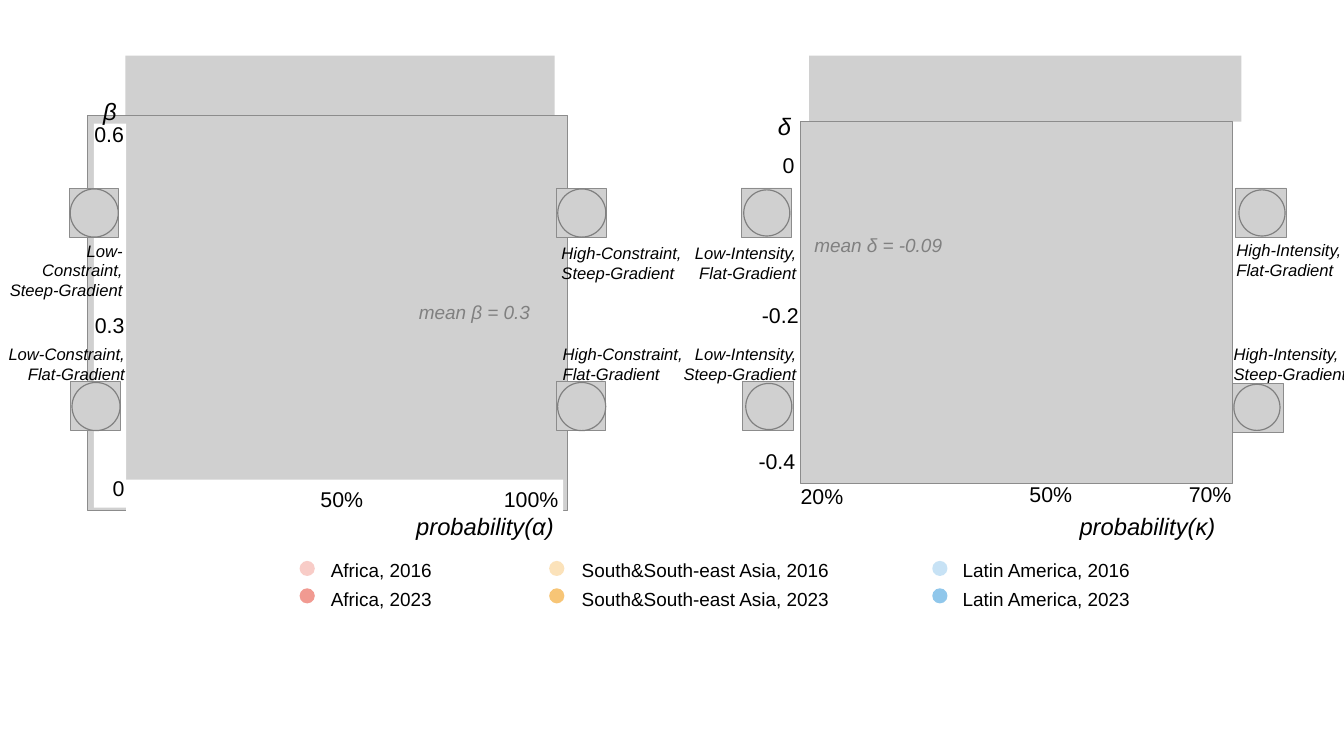
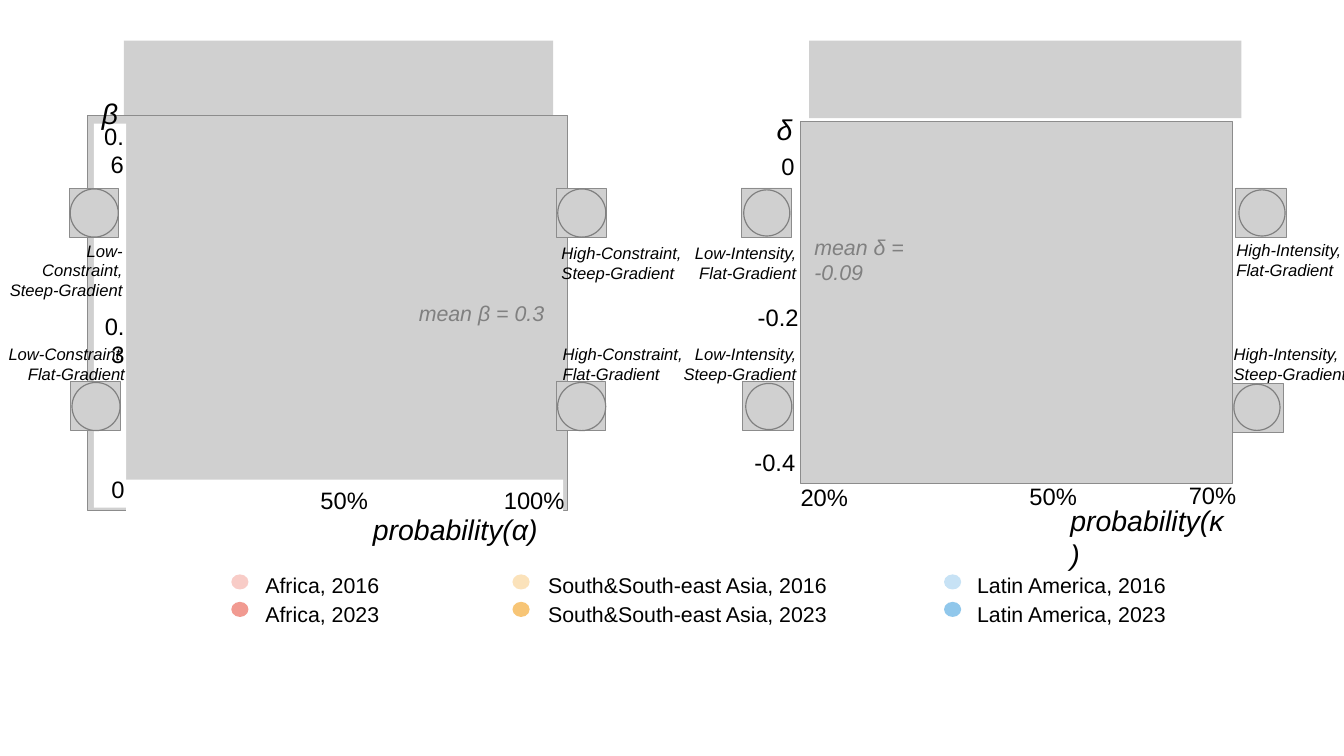
Before and after one commit to liang-jia-qi/Urban_Growth_Codes, a slide deck: slide 4 of Presentations/Graphs/Parameters Scatter.pptx. Drawn at 1344x756 pixels with LibreOffice and Linux fonts; fonts in the diff are those of the drawing; grey boxes stand for pictures. Boxes give left, top, right and bottom in pixels: in the first picture for what was removed or moved away, otherwise in the second. Text is boxed around its words. In the diff, an @@ line names an element or a change of style, - is before the commit and + after.

```diff
--- a/Presentations/Graphs/Parameters Scatter.pptx
+++ b/Presentations/Graphs/Parameters Scatter.pptx
@@ picture: place and size @@
-picture at (125,55,555,121)
+picture at (124,41,553,119)
@@ picture: place and size @@
-picture at (809,55,1241,121)
+picture at (809,41,1241,119)
@@ text "probability(κ)": place and size @@
-text "probability(κ)" at (1080,517,1216,540)
+text "probability(κ)" at (1070,510,1223,537)
@@ size 18 to 20 pt in 11 elements at (320,492,367,510), (504,490,565,511), (111,481,124,499), (104,126,124,174), (105,318,125,363), (801,489,848,507), (781,158,794,176), (758,309,799,327), (1029,488,1076,506), (754,454,795,472), (1189,487,1236,505) @@
@@ size 20 to 24 pt in 4 elements at (102,102,118,130), (777,119,793,141), (1070,510,1223,537), (373,519,538,546) @@
@@ text "probability(α)": place and size @@
-text "probability(α)" at (416,517,553,540)
+text "probability(α)" at (373,519,538,546)
@@ text "Africa, 2016": place and size @@
-text "Africa, 2016" at (331,563,432,580)
+text "Africa, 2016" at (265,577,379,596)
@@ text "South&South-east Asia, 2016": place and size @@
-text "South&South-east Asia, 2016" at (582,563,829,580)
+text "South&South-east Asia, 2016" at (548,577,826,596)
@@ text "Latin America, 2016": place and size @@
-text "Latin America, 2016" at (963,563,1130,580)
+text "Latin America, 2016" at (977,577,1165,596)
@@ ellipse: place and size @@
-ellipse at (300,561,315,576)
+ellipse at (231,574,248,590)
@@ size 16 to 18 pt in 8 elements at (419,306,545,325), (814,240,886,280), (548,577,826,596), (548,606,826,625), (977,577,1165,596), (977,606,1165,625), (265,577,379,596), (265,606,379,625) @@
@@ text "Africa, 2023": place and size @@
-text "Africa, 2023" at (331,592,432,609)
+text "Africa, 2023" at (265,606,379,625)
@@ ellipse: place and size @@
-ellipse at (549,561,564,576)
+ellipse at (512,574,529,590)
@@ text "South&South-east Asia, 2023": place and size @@
-text "South&South-east Asia, 2023" at (582,592,829,609)
+text "South&South-east Asia, 2023" at (548,606,826,625)
@@ ellipse: place and size @@
-ellipse at (932,561,947,576)
+ellipse at (944,574,961,590)
@@ text "Latin America, 2023": place and size @@
-text "Latin America, 2023" at (963,592,1130,609)
+text "Latin America, 2023" at (977,606,1165,625)
@@ ellipse: place and size @@
-ellipse at (300,588,315,603)
+ellipse at (231,602,248,617)
@@ ellipse: place and size @@
-ellipse at (549,588,564,603)
+ellipse at (512,602,529,617)
@@ ellipse: place and size @@
-ellipse at (932,588,947,603)
+ellipse at (944,602,961,617)
```
Also in this commit, not shown: 4 other slides changed, 4 slides added, 4 other files.
